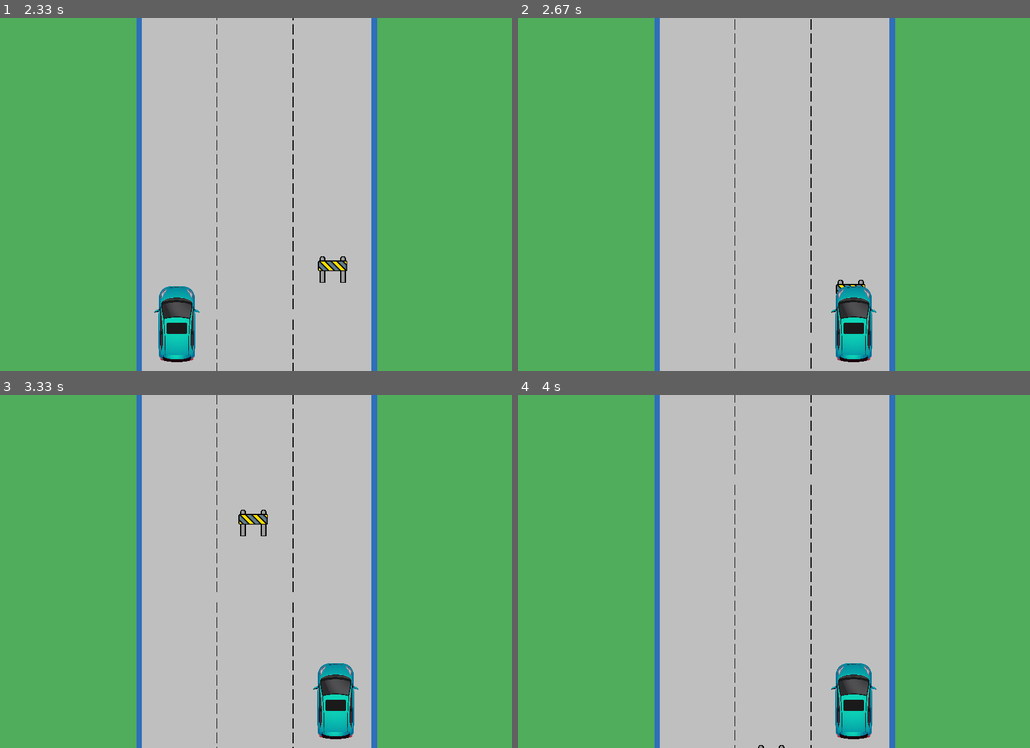
Above: before the commit, frames 1-4 (two rows, left to right).
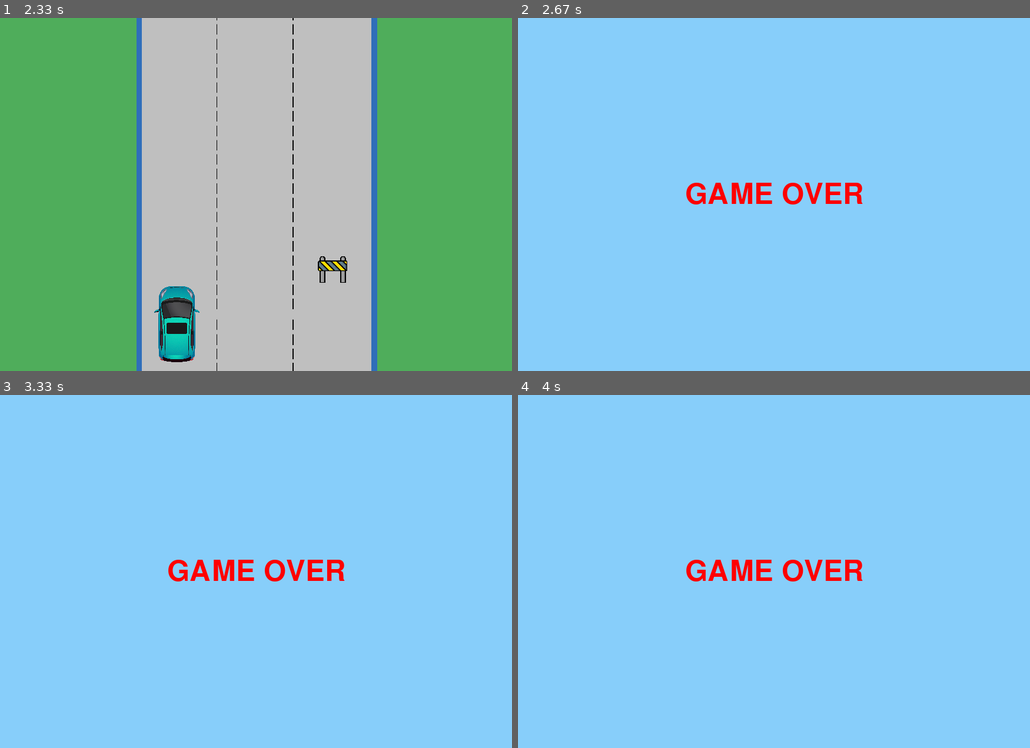
Above: after the commit, the same moments.

Repository: chatawil/Isabela_Charles_pygame
Game: pygame game, started from Começo.py
Two runs of this game, one before a commit and one after it. Both use one fixed random seed, a clock stepped at 60 frames per second and the inputs below.
Inputs:
- Up to frame 1 (2.33 s): hold Right 0.33-0.8 s; hold Right 0.83-1.3 s; hold Left 1.33-1.87 s
- Up to frame 2 (2.67 s): hold Right from 2.33 s (still down)
- Up to frame 3 (3.33 s): release Right at 2.97 s
- Up to frame 4 (4 s): no input

Frame 1 is identical in both runs. In frame 2, 100% of the frame differs, in the area x 0-100%, y 0-100%; in frame 3, 100%; in frame 4, 100%.

Commit message:
Sensor de perder no carro e tela game over

Diff:
--- a/Começo.py
+++ b/Começo.py
@@ -1,4 +1,4 @@
-## ADICIONANDO MOVIMENTO AO CARRO
+## Sensor de perder no carro e game over!
 
 import pygame
 import random
@@ -26,11 +26,6 @@
 imagem_carro_vermelho_height  = 160
 imagem_carro_vermelho = pygame.transform.scale(imagem_carro_vermelho, (imagem_carro_vermelho_width, imagem_carro_vermelho_height))
 imagem_carro_vermelho_rect = imagem_carro_vermelho.get_rect()
-# posiciona carro em 405
-# imagem_carro_vermelho_rect.centerx = WIDTH / 2 #+ 60 # Centraliza o carro horizontalmente
-# imagem_carro_vermelho_rect.centery = HEIGHT - 70 # Centraliza o carro verticalmente BOTTOM
-
-
 
 # Defina as faixas de estrada e posicione o carro inicialmente na faixa central (405)
 faixas_estrada_carro = [300, 435, 570]
@@ -49,9 +44,6 @@
 faixas_estrada_barricada = [270, 405, 540]
 barricada_speed = 10
 
-
-
-
 # Função para reposicionar a barricada
 def reposiciona_barricada():
     imagem_barricada_rect.x = random.choice(faixas_estrada_barricada)
@@ -59,14 +51,18 @@
 
 reposiciona_barricada()
 
-
-
-
+## GAME OVER TELA!!!!!
+def show_game_over_screen():
+    window.fill((135, 206, 250))  # Azul Celeste, mesma cor usada na tela inicial
+    font = pygame.font.SysFont(None, 72)
+    game_over_text = font.render("GAME OVER", True, (255, 0, 0))  # Vermelho para o texto
+    window.blit(game_over_text, (WIDTH // 2 - game_over_text.get_width() // 2, HEIGHT // 2 - game_over_text.get_height() // 2))
+    pygame.display.flip()
+    pygame.time.wait(3000)  # Mostra a tela de "Game Over" por 3 segundos
+    pygame.quit()
+    exit()
 
 ############################# LOOP PRINCIPAL ###################################
-
-# Índice atual da faixa onde o carro está posicionado
-faixa_atual = 1  # Começa no meio (faixa 405)
 
 loop = True
 
@@ -76,8 +72,7 @@
             loop = False
 
 
- #### movimento teclas
-    # Captura as teclas pressionadas
+    #### Movimento com as teclas
     keys = pygame.key.get_pressed()
 
     # Movimento para a esquerda
@@ -93,7 +88,6 @@
             faixa_atual += 1  # Move para a faixa à direita
             imagem_carro_vermelho_rect.centerx = faixas_estrada_carro[faixa_atual]
             pygame.time.wait(150)  # Pequena pausa para evitar movimento rápido demais
-
 
 
     # Atualiza estado do jogo
@@ -113,7 +107,6 @@
     window.blit(imagem_fundo, imagem_fundo_rect_2)
 
 
-
     # Atualiza a posição da barricada
     imagem_barricada_rect.y += barricada_speed
 
@@ -121,10 +114,12 @@
     if imagem_barricada_rect.top >= HEIGHT:
         reposiciona_barricada()
 
+    # Verifica colisão entre o carro e a barricada
+    if imagem_carro_vermelho_rect.colliderect(imagem_barricada_rect):
+        show_game_over_screen()  # Chama a tela de "Game Over" se houver colisão
 
 
-
-## para aparecer elementos:
+    ## para aparecer elementos:
 
     # Desenha a barricada
     window.blit(imagem_barricada, imagem_barricada_rect)
@@ -132,8 +127,6 @@
     # Desenha o carro vermelho
     window.blit(imagem_carro_vermelho, imagem_carro_vermelho_rect)
 
-
-
     pygame.display.update()
     clock.tick(FDS)
 
